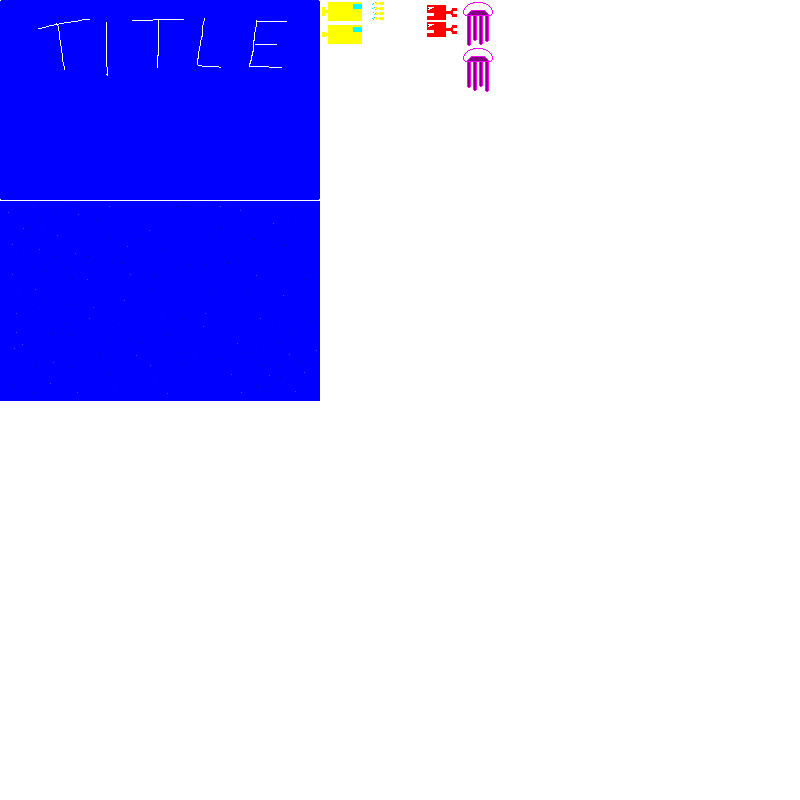
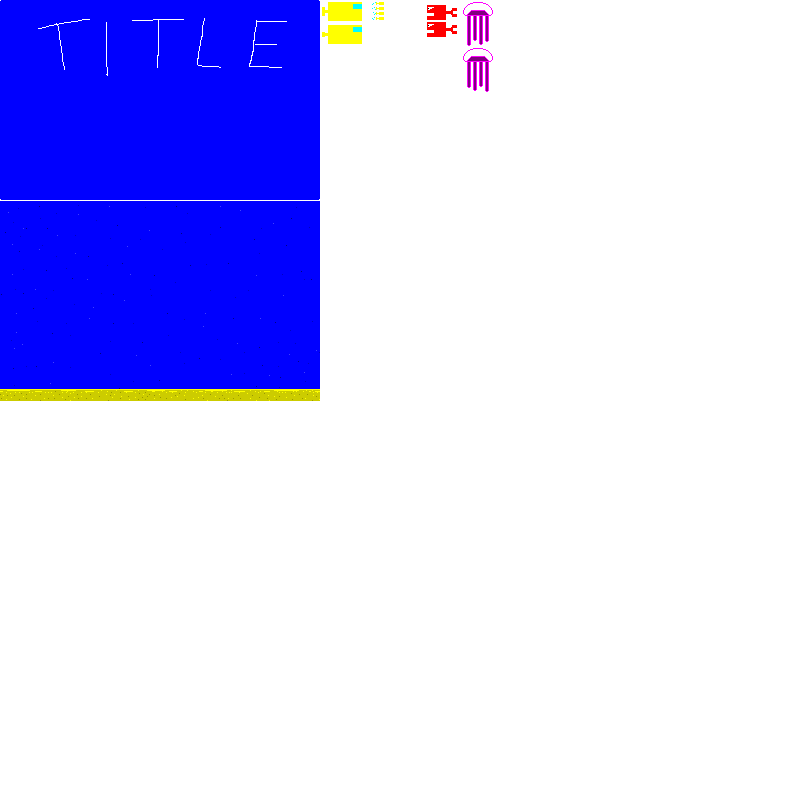
Two versions of the same layered image (800x800). Layer-by-layer changes:
painted on "art" over [0, 389, 320, 401]
